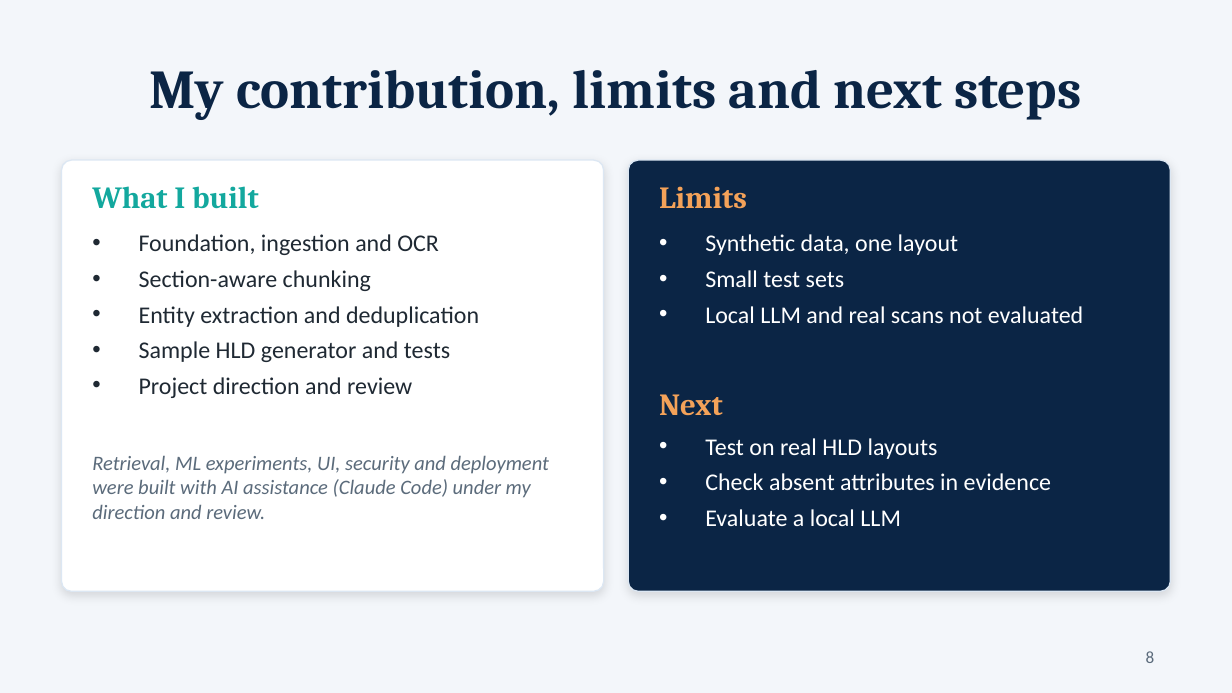
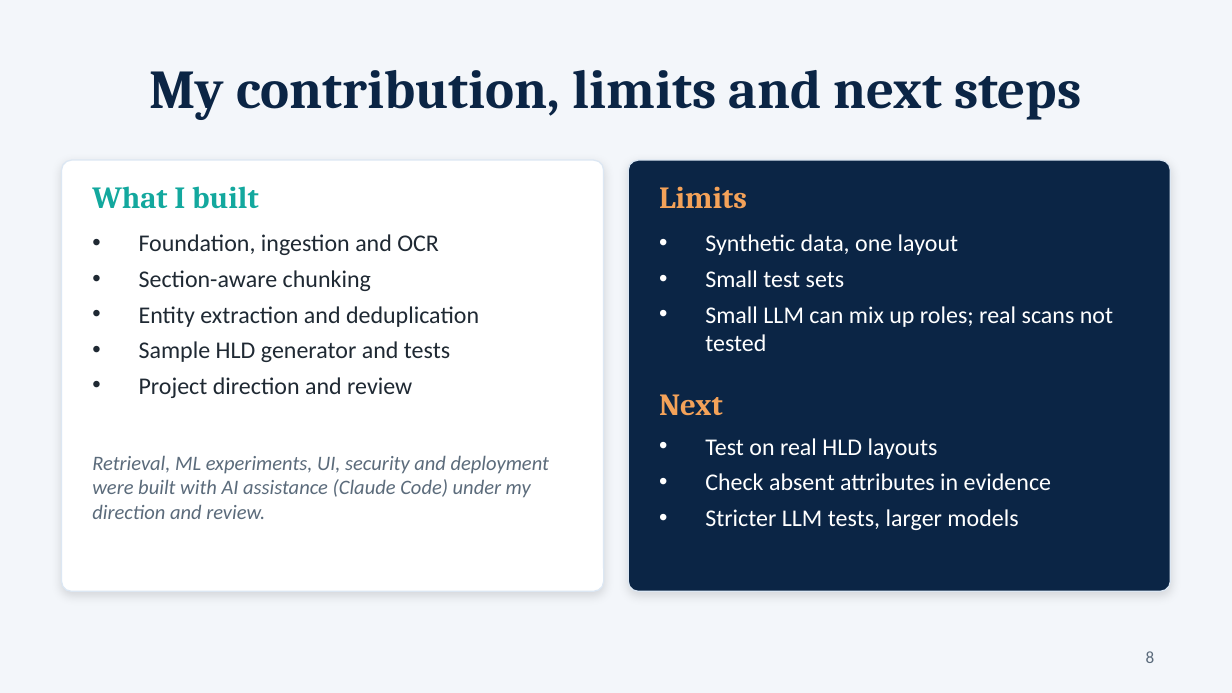
Before and after one commit to aishwarya-mc/AUTOSAR-HLD-intelligence, a slide deck: slide 8 of presentation/CB.SC.U4AIE23211_Presentation_v1.0.pptx. Drawn at 1232x693 pixels with LibreOffice and Linux fonts; fonts in the diff are those of the drawing. Boxes give left, top, right and bottom in pixels: in the first picture for what was removed or moved away, otherwise in the second. Text is boxed around its words. In the diff, an @@ line names an element or a change of style, - is before the commit and + after.

```diff
--- a/presentation/CB.SC.U4AIE23211_Presentation_v1.0.pptx
+++ b/presentation/CB.SC.U4AIE23211_Presentation_v1.0.pptx
@@ text at [705,306,1113,351]: text changed @@
-• Local LLM and real scans not evaluated
+• Small LLM can mix up roles; real scans not tested
@@ text at [705,509,1018,530]: text changed @@
-• Evaluate a local LLM
+• Stricter LLM tests, larger models
```
Also in this commit, not shown: 3 other slides changed, 7 other files.
